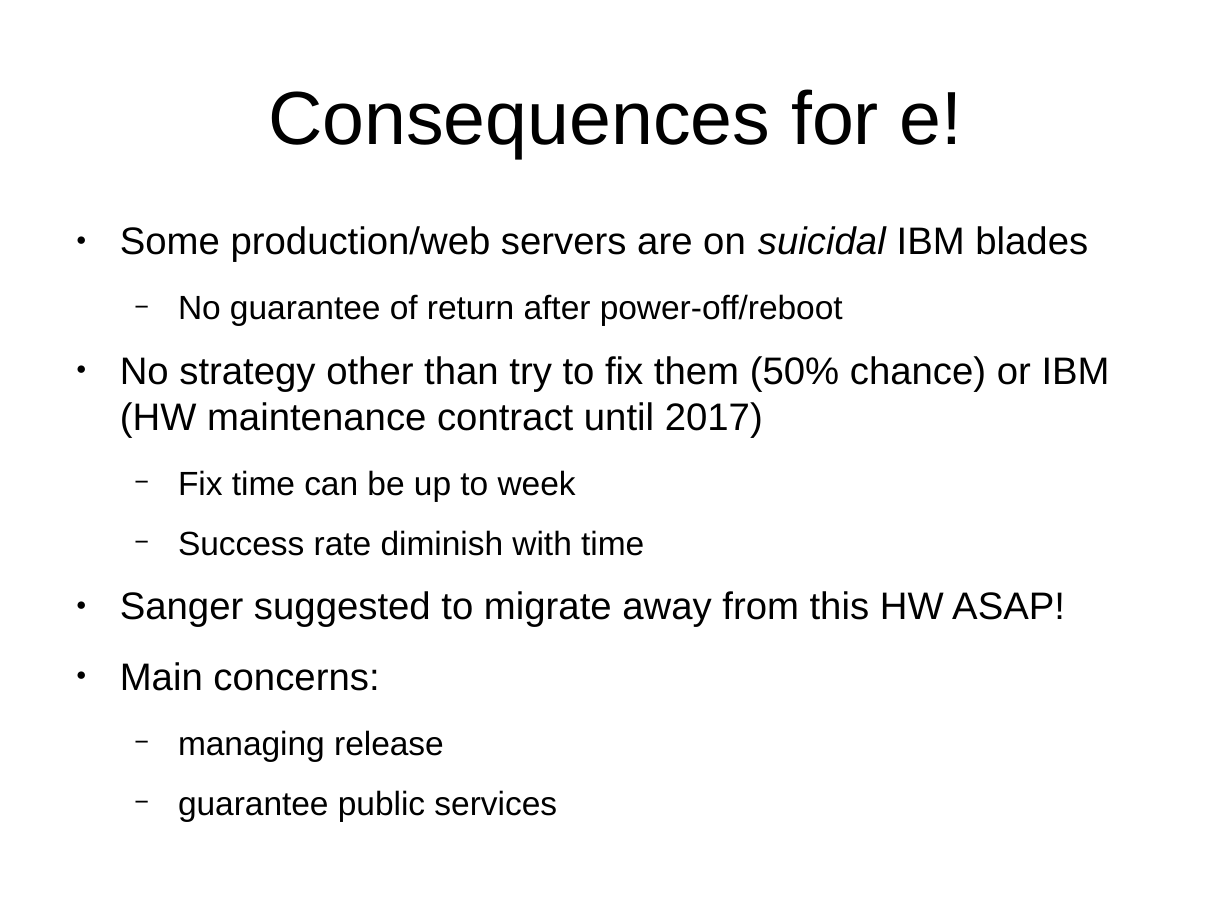
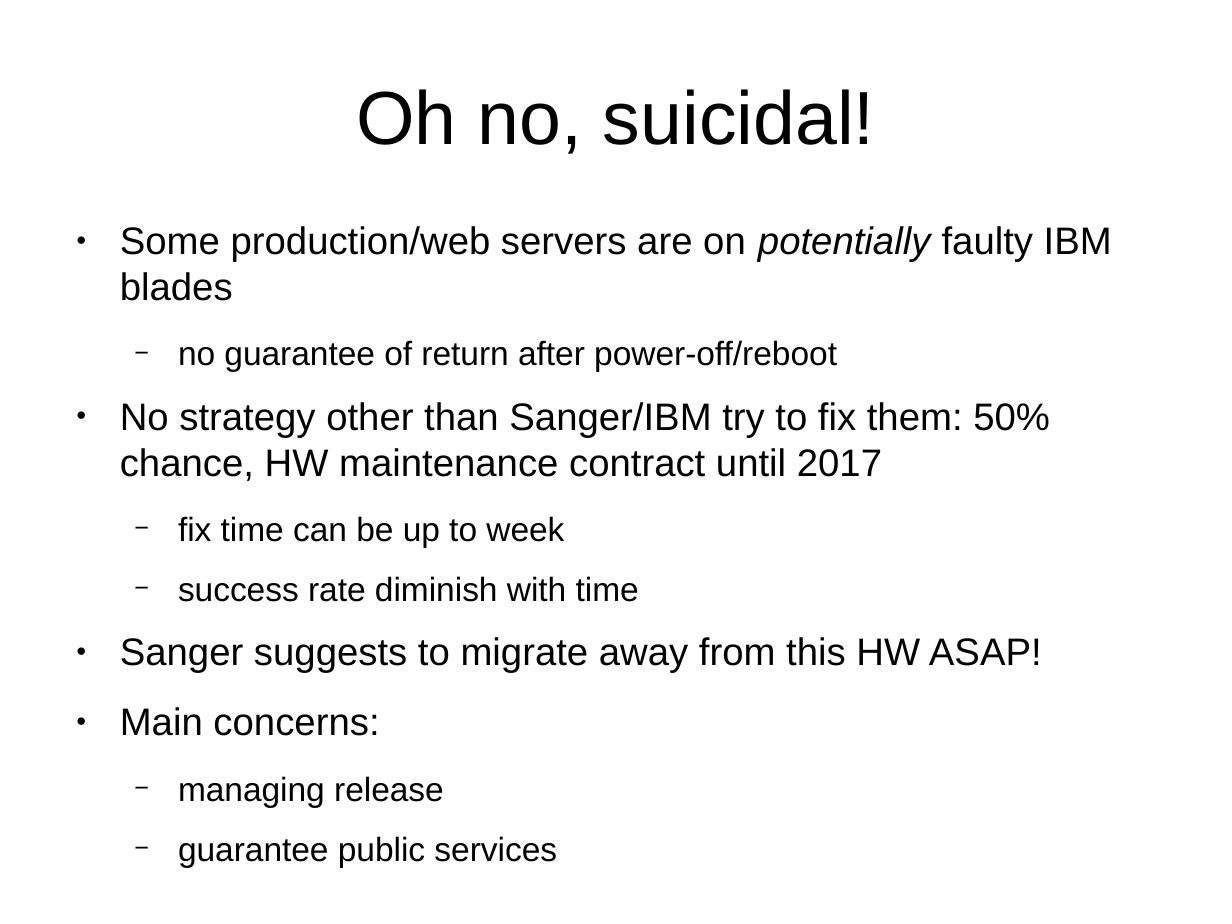
Before and after one commit to avullo/ensembl-migration-pm, a slide deck: slide 8 of data-review-10-16/talk.odp. Drawn at 1232x924 pixels with LibreOffice and Linux fonts; fonts in the diff are those of the drawing; background and template pictures are left out. Boxes give left, top, right and bottom in pixels: in the first picture for what was removed or moved away, otherwise in the second. Text is boxed around its words. In the diff, an @@ line names an element or a change of style, - is before the commit and + after.

```diff
--- a/data-review-10-16/talk.odp
+++ b/data-review-10-16/talk.odp
@@ title at <box>356,89,875,154</box>: text changed @@
-Consequences for e!
+Oh no, suicidal!
@@ text at <box>120,226,1112,673</box>: text changed @@
-● Some production/web servers are on suicidal IBM blades
-  − No guarantee of return after power-off/reboot
-● No strategy other than try to fix them (50% chance) or IBM (HW maintenance contract until 2017)
-  − Fix time can be up to week
-  − Success rate diminish with time
-● Sanger suggested to migrate away from this HW ASAP!
+● Some production/web servers are on potentially faulty IBM blades
+  − no guarantee of return after power-off/reboot
+● No strategy other than Sanger/IBM try to fix them: 50% chance, HW maintenance contract until 2017
+  − fix time can be up to week
+  − success rate diminish with time
+● Sanger suggests to migrate away from this HW ASAP!
```
Also in this commit, not shown: 6 other slides changed, 5 slides added, 2 slides removed.
